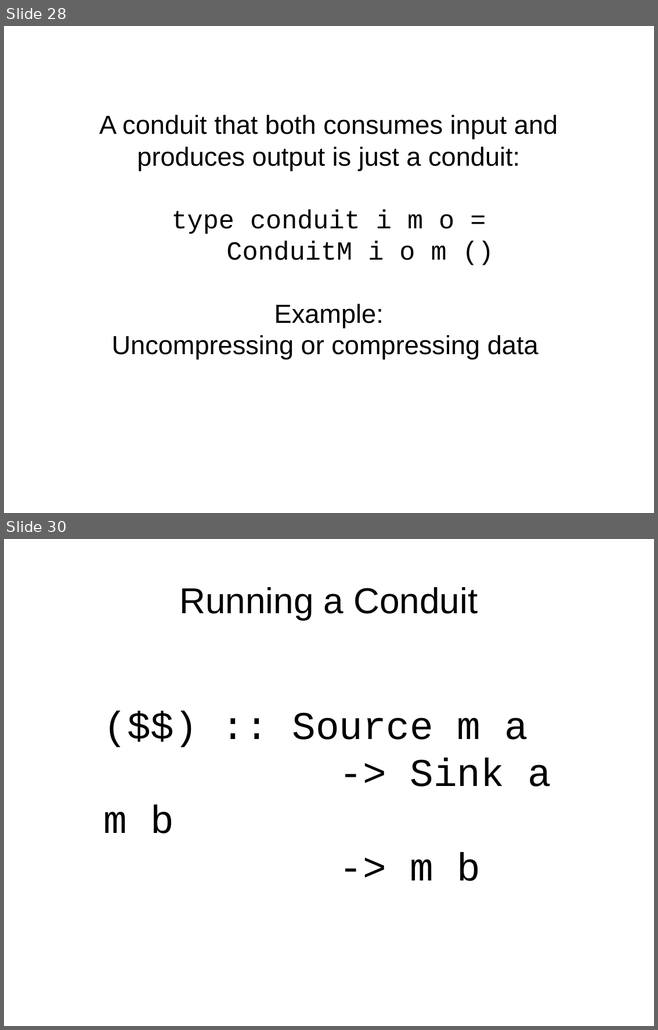
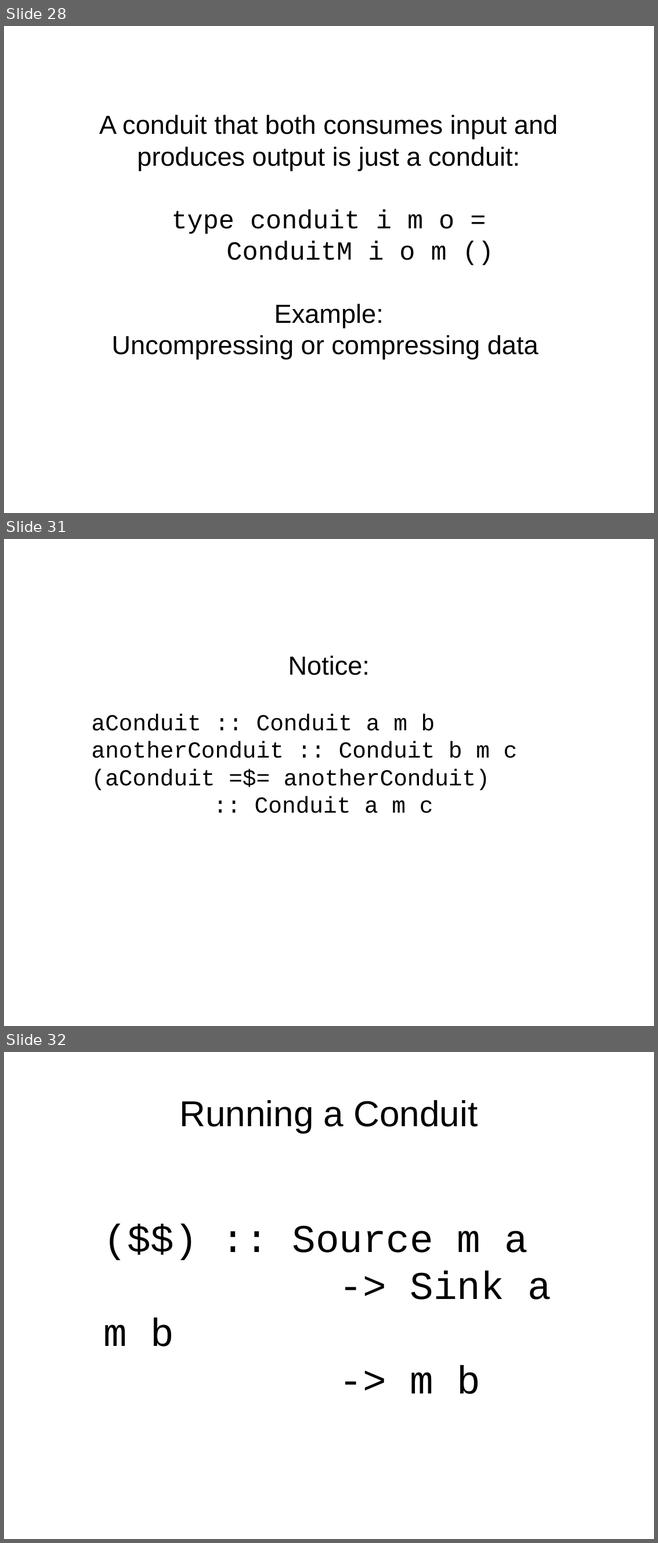
Before and after one commit to bhurt/presentations, a slide deck: conduits.odp. Shown one above the other, each under a label of ours: slides 28 and 30 before the commit, slides 28, 31 and 32 after it; the slides between them are not shown. The pictures are 658x1030 and 658x1543 pixels, drawn with LibreOffice and Linux fonts; fonts in the diff are those of the drawing. Boxes give left, top, right and bottom in pixels: in the first picture for what was removed or moved away, otherwise in the second. Text is boxed around its words. In the diff, an @@ line names an element or a change of style, - is before the commit and + after.

```diff
--- a/conduits.odp
+++ b/conduits.odp
@@ slide 31 added at (x1=4, y1=539, x2=654, y2=1026), background #FFFFFF @@
@@ subtitle added at (x1=92, y1=656, x2=517, y2=813), 28 pt, text #000000 @@
+Notice:
+aConduit :: Conduit a m b
+anotherConduit :: Conduit b m c
+(aConduit =$= anotherConduit)
+:: Conduit a m c
@@ what was slide 30 is now slide 32 @@
```
Also in this commit, not shown: 1 slide changed, 1 other slide added.
